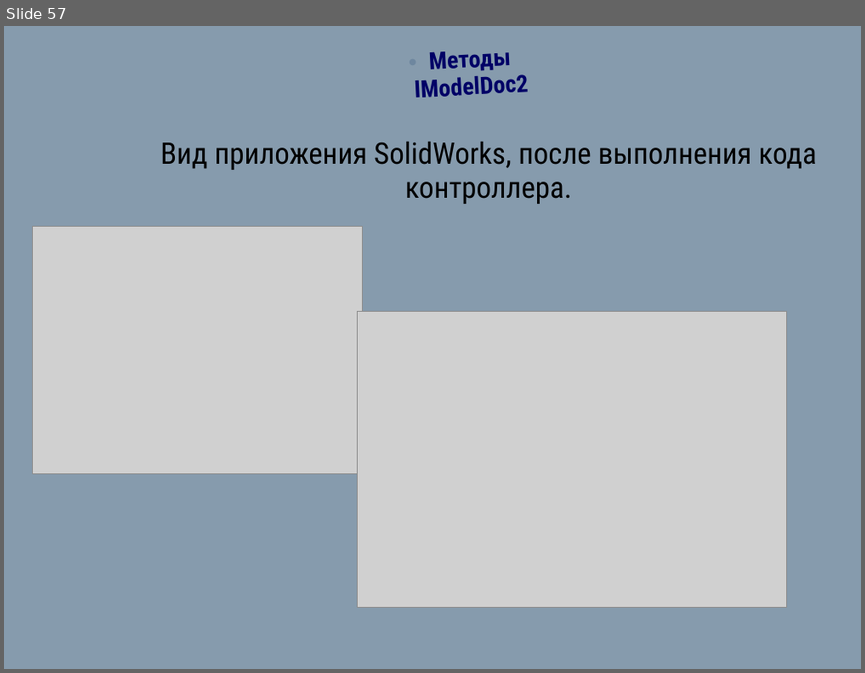
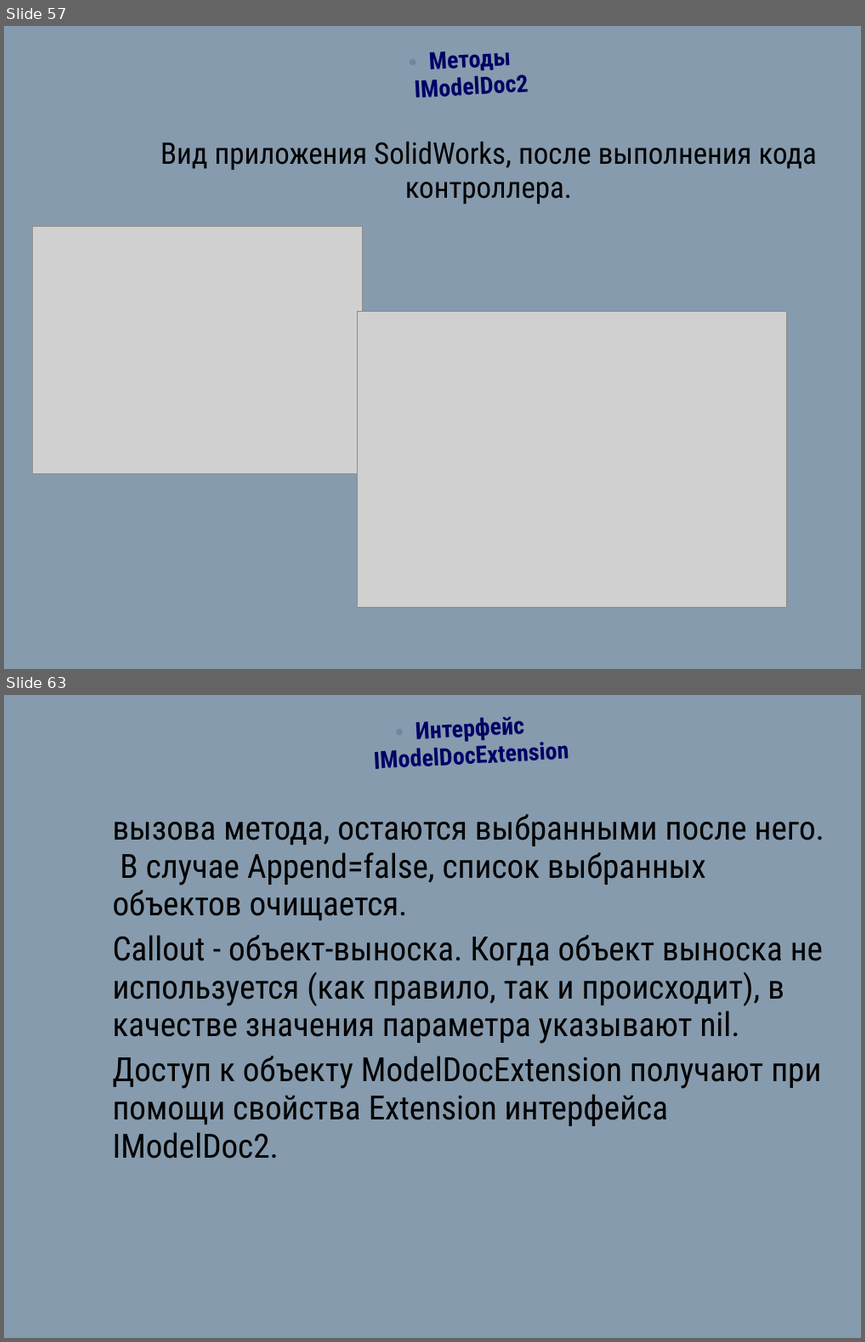
Before and after one commit to a-vodka/ics, a slide deck: sm1_lc05_ics.pptx. Shown one above the other, each under a label of ours: slide 57 before the commit, slides 57 and 63 after it; the slides between them are not shown. The pictures are 865x673 and 865x1342 pixels, drawn with LibreOffice and Linux fonts; fonts in the diff are those of the drawing; grey boxes stand for pictures; background and template pictures are left out. Boxes give left, top, right and bottom in pixels: in the first picture for what was removed or moved away, otherwise in the second. Text is boxed around its words. In the diff, an @@ line names an element or a change of style, - is before the commit and + after.

```diff
--- a/sm1_lc05_ics.pptx
+++ b/sm1_lc05_ics.pptx
@@ slide 63 added at (4, 695, 861, 1338), background picture (left out) @@
@@ text added at (374, 716, 568, 769), 20 pt, text #000066, bold @@
+• Интерфейс IModelDocExtension
@@ text added at (113, 814, 824, 1158), 28 pt, text #000000 @@
+вызова метода, остаются выбранными после него. В случае Append=false, список выбранных объектов очищается.
+Callout - объект-выноска. Когда объект выноска не используется (как правило, так и происходит), в качестве значения параметра указывают nil.
+Доступ к объекту ModelDocExtension получают при помощи свойства Extension интерфейса IModelDoc2.
```
Also in this commit, not shown: 47 other slides added, 4 other files.
